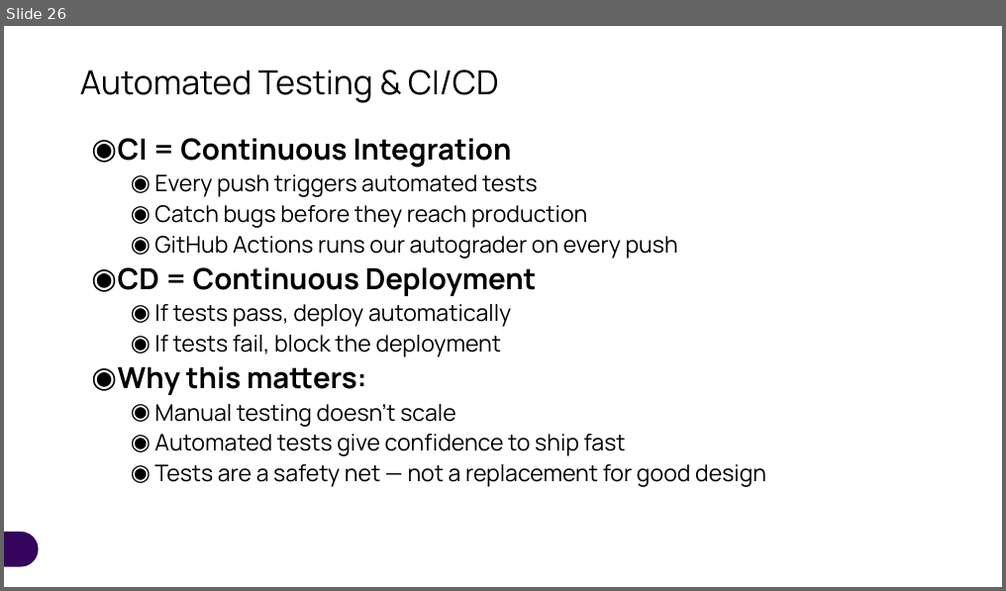
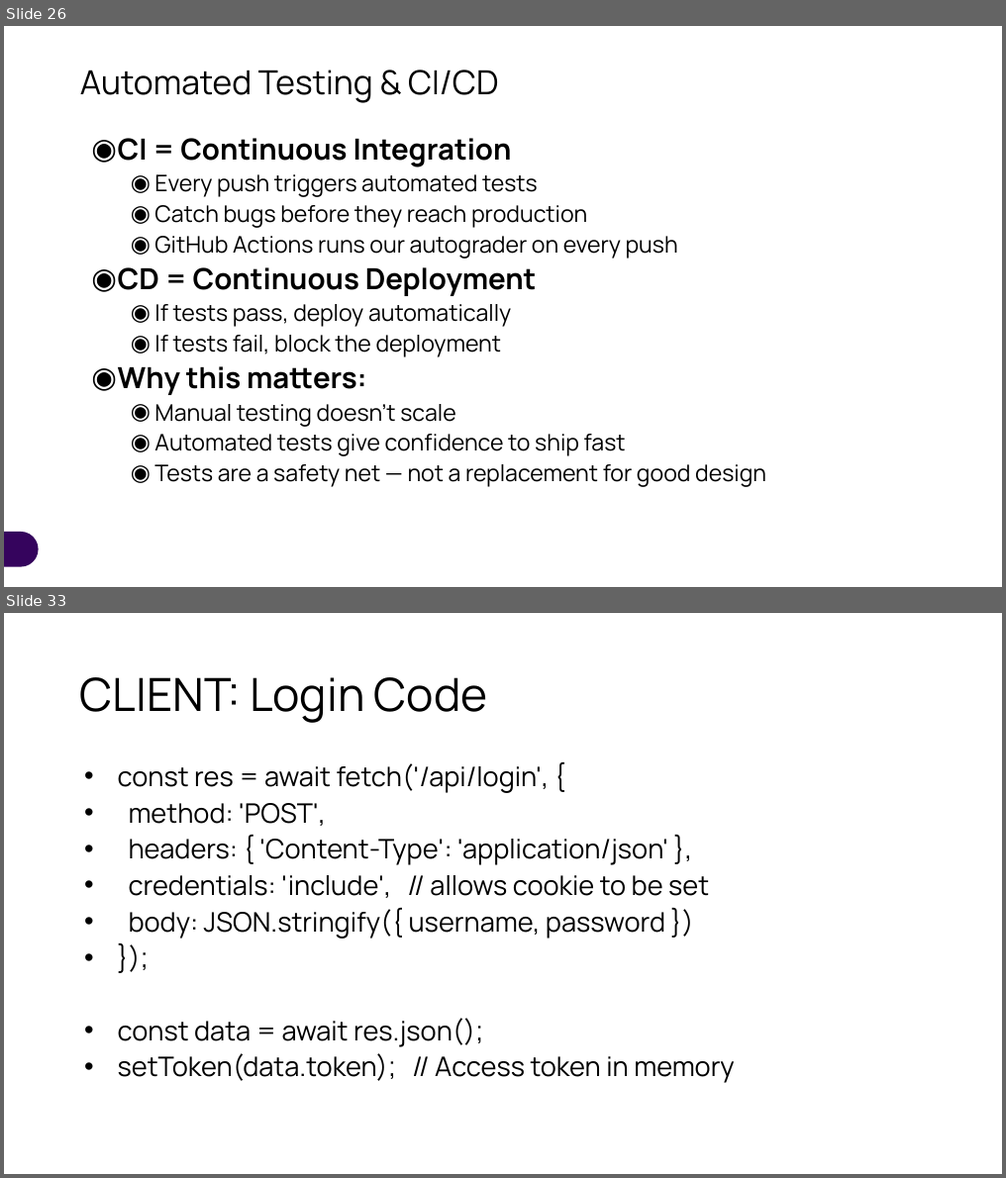
Before and after one commit to RPI-IT/ITWS4500_website, a slide deck: slides/week08/authentication.pptx. Shown one above the other, each under a label of ours: slide 26 before the commit, slides 26 and 33 after it; the slides between them are not shown. The pictures are 1006x591 and 1006x1178 pixels, drawn with LibreOffice and Linux fonts; fonts in the diff are those of the drawing. Boxes give left, top, right and bottom in pixels: in the first picture for what was removed or moved away, otherwise in the second. Text is boxed around its words. In the diff, an @@ line names an element or a change of style, - is before the commit and + after.

```diff
--- a/slides/week08/authentication.pptx
+++ b/slides/week08/authentication.pptx
@@ slide 33 added at [4, 613, 1002, 1174], background #FFFFFF @@
@@ title added at [80, 677, 488, 723], 44 pt, text #000000 @@
+CLIENT: Login Code
@@ text added at [118, 763, 735, 1083], 25.9 pt, text #000000 @@
+• const res = await fetch('/api/login', {
+• method: 'POST',
+• headers: { 'Content-Type': 'application/json' },
+• credentials: 'include', // allows cookie to be set
+• body: JSON.stringify({ username, password })
+• });
+• const data = await res.json();
+• setToken(data.token); // Access token in memory
```
Also in this commit, not shown: 26 other slides added, 11 other files.
